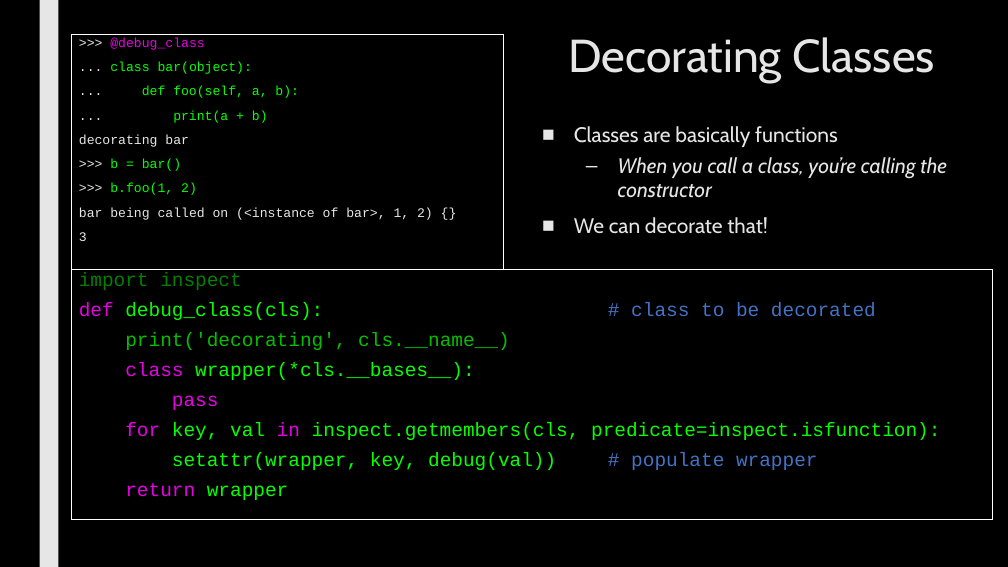
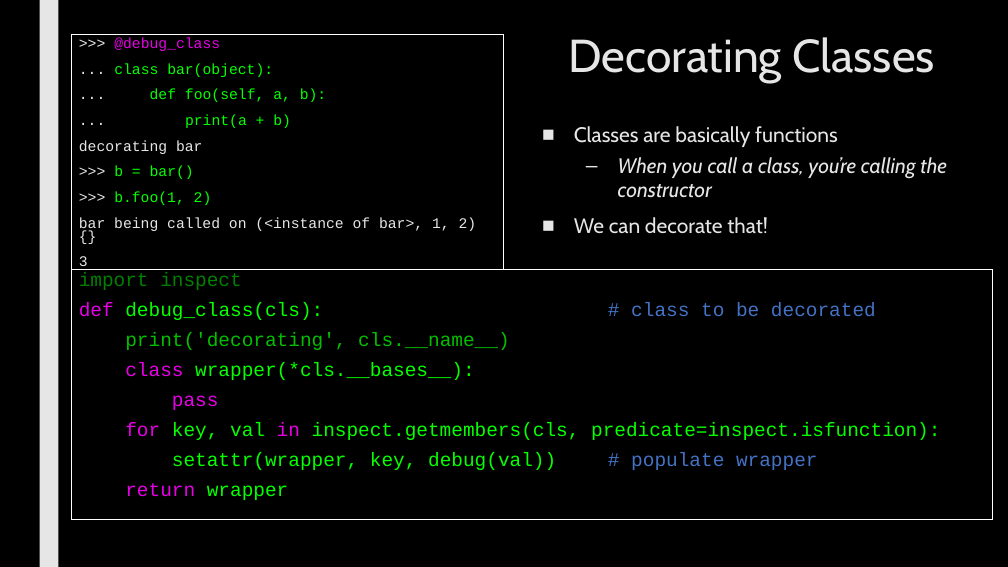
Before and after one commit to max7patek/metaprogramming, a slide deck: slide 8 of slides/04-Decorators.pptx. Drawn at 1008x567 pixels with LibreOffice and Linux fonts; fonts in the diff are those of the drawing. Boxes give left, top, right and bottom in pixels: in the first picture for what was removed or moved away, otherwise in the second. Text is boxed around its words. In the diff, an @@ line names an element or a change of style, - is before the commit and + after.

Commit message:
swapped fonts

```diff
--- a/slides/04-Decorators.pptx
+++ b/slides/04-Decorators.pptx
@@ rectangle ">>> @debug_class" at [71, 34, 504, 269]: size 12.5 to 14 pt @@
```
Also in this commit, not shown: 1 other slide changed.
